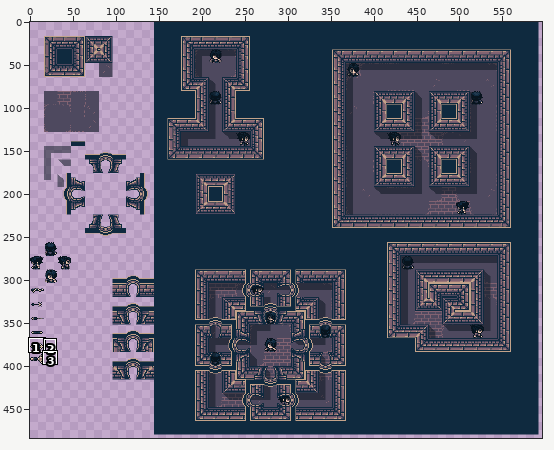
Two states of a pixel-art file, Assets/Sprites/Environment/EnvironmentSketchpad.aseprite. Above, an overview of the earlier version with the close-up marked.
Close-up. As it was:
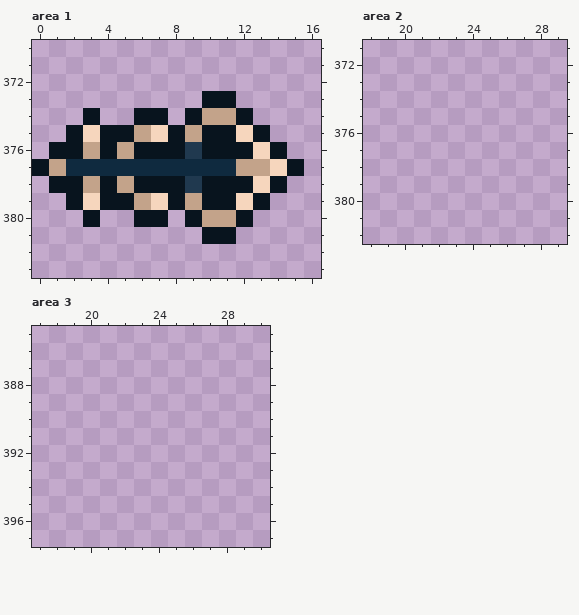
600x600 pixels, 1 frame. Shown: area 1: x 0..16, y 370..383; area 2: x 18..29, y 371..382; area 3: x 17..30, y 385..397. The wide view leaves out empty margins. The commit also changed other parts of the picture, which this record leaves out.
Once edited:
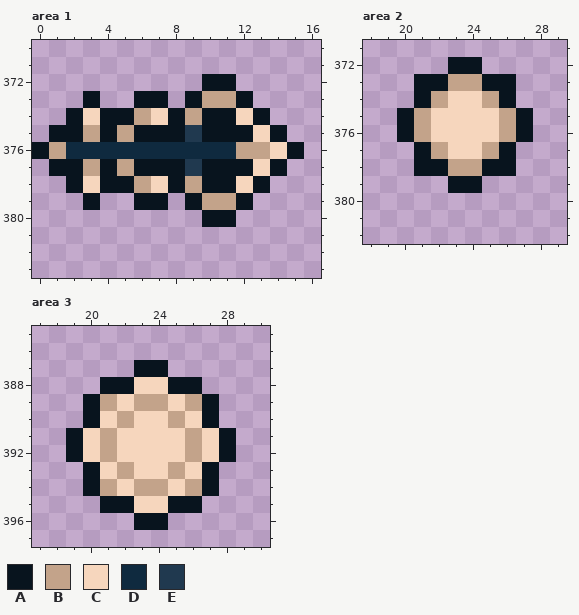
Palette (. is transparent): A #08141e  B #c3a38a  C #f6d6bd  D #0f2a3f  E #20394f
The author wrote: Added Effects Sheet / Updated Items Sheet Centred all sprites where possible.
The edit:
layer "Effects" added
Area 1, layer "Items":
y 372: x 10..11 .. -> AA
y 373: x 3 . -> A; x 6..7 .. -> AA; x 9..12 .AA. -> ABBA
y 374: x 2..13 .A..AA.ABBA. -> ACAABCABAACA
y 375: x 1 . -> A; x 3 C -> B; x 5..7 ABC -> BAA; x 9 B -> E; x 12..14 CA. -> ACA
y 376: x 0..15 .AABABAAAEAAACA. -> ABDDDDDDDDDDBBCA
y 377: x 0..15 ABDDDDDDDDDDBBCA -> .AABABAAAEAAACA.
y 378: x 1 A -> .; x 3 B -> C; x 5..7 BAA -> ABC; x 9 E -> B; x 12..14 ACA -> CA.
y 379: x 2..13 ACAABCABAACA -> .A..AA.ABBA.
y 380: x 3 A -> .; x 6..7 AA -> ..; x 9..12 ABBA -> .AA.
y 381: x 10..11 AA -> ..
Area 2, layer "Effects":
y 372: x 23..24 .. -> AA
y 373: x 21..26 ...... -> AABBAA
y 374: x 21..26 ...... -> ABCCBA
y 375..376: x 20..27 ........ -> ABCCCCBA
y 377: x 21..26 ...... -> ABCCBA
y 378: x 21..26 ...... -> AABBAA
y 379: x 23..24 .. -> AA
Area 3, layer "Effects":
y 387: x 23..24 .. -> AA
y 388: x 21..26 ...... -> AACCAA
y 389: x 20..27 ........ -> ABCBBCBA
y 390: x 20..27 ........ -> ACBCCBCA
y 391..392: x 19..28 .......... -> ACBCCCCBCA
y 393: x 20..27 ........ -> ACBCCBCA
y 394: x 20..27 ........ -> ABCBBCBA
y 395: x 21..26 ...... -> AACCAA
y 396: x 23..24 .. -> AA
Boxes around the changes in both close-ups, in picture pixels (x1, y1, x2, y2):
changed: (32, 74, 304, 244)
added: (397, 57, 533, 193)
added: (66, 360, 236, 530)
